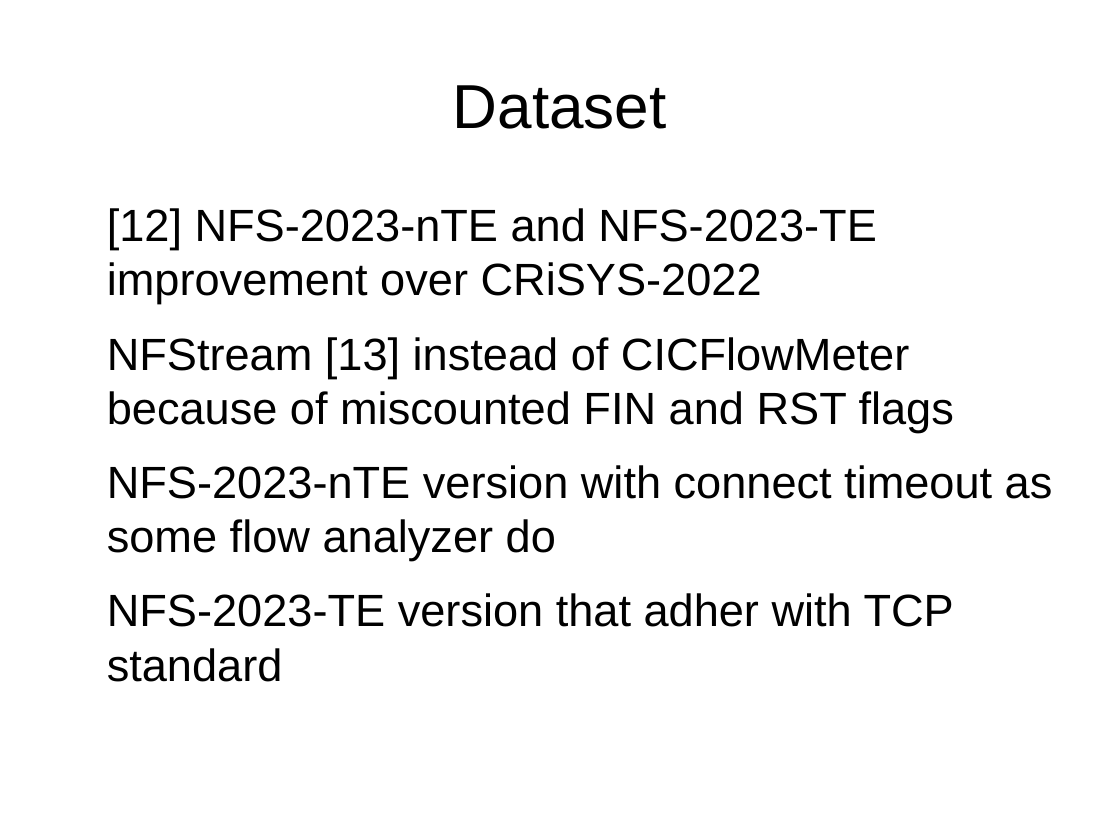
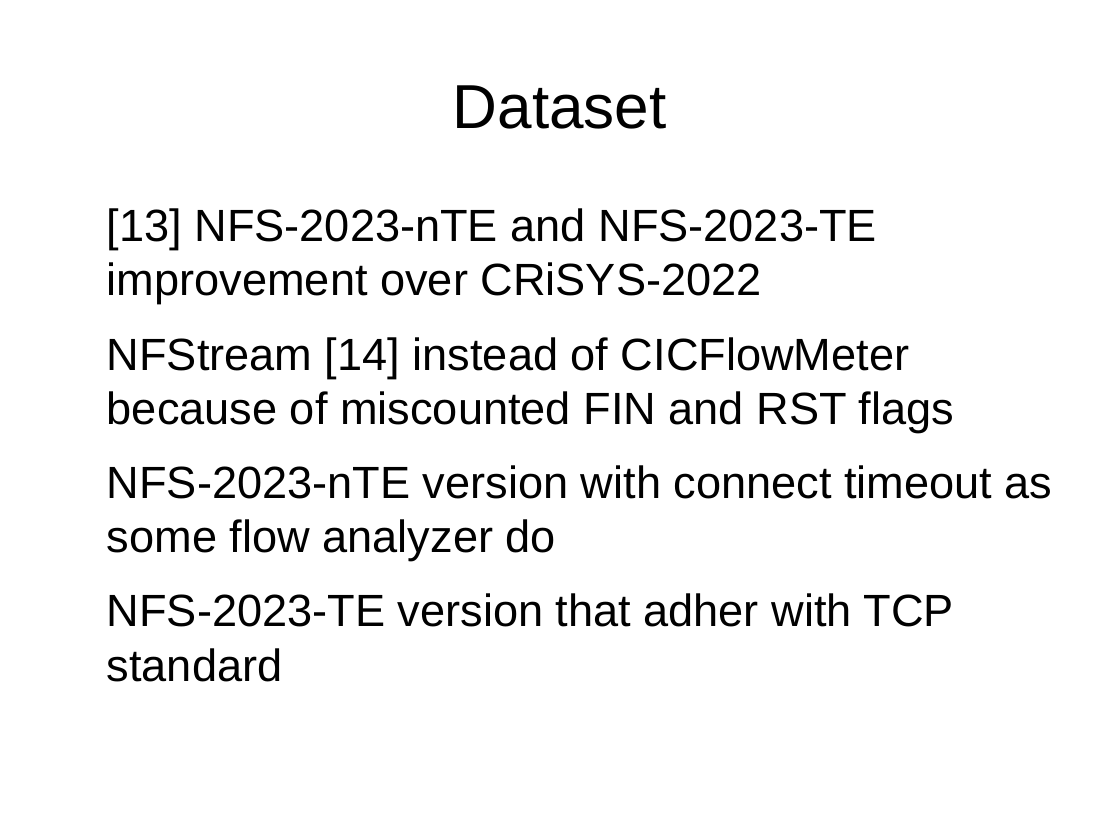
Before and after one commit to ludotosk/tesi, a slide deck: slide 8 of documents/presentazione-paper-review.odp. Drawn at 1120x840 pixels with LibreOffice and Linux fonts; fonts in the diff are those of the drawing; background and template pictures are left out. Boxes give left, top, right and bottom in pixels: in the first picture for what was removed or moved away, otherwise in the second. Text is boxed around its words. In the diff, an @@ line names an element or a change of style, - is before the commit and + after.

```diff
--- a/documents/presentazione-paper-review.odp
+++ b/documents/presentazione-paper-review.odp
@@ text at [107,208,954,432]: text changed @@
-• [12] NFS-2023-nTE and NFS-2023-TE improvement over CRiSYS-2022
-• NFStream [13] instead of CICFlowMeter because of miscounted FIN and RST flags
+• [13] NFS-2023-nTE and NFS-2023-TE improvement over CRiSYS-2022
+• NFStream [14] instead of CICFlowMeter because of miscounted FIN and RST flags
```
Also in this commit, not shown: 5 other slides changed, 2 slides added, 1 slide removed.
